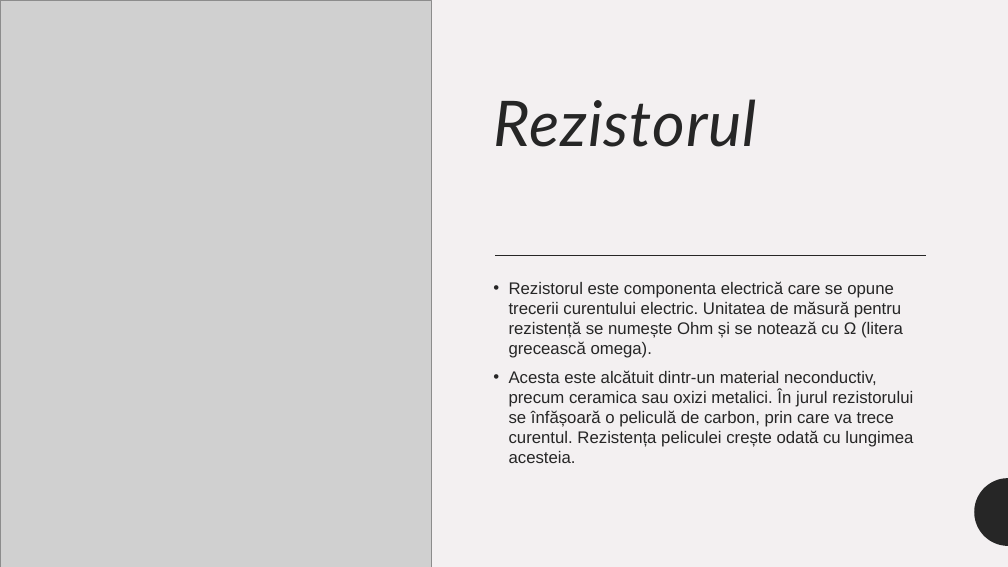
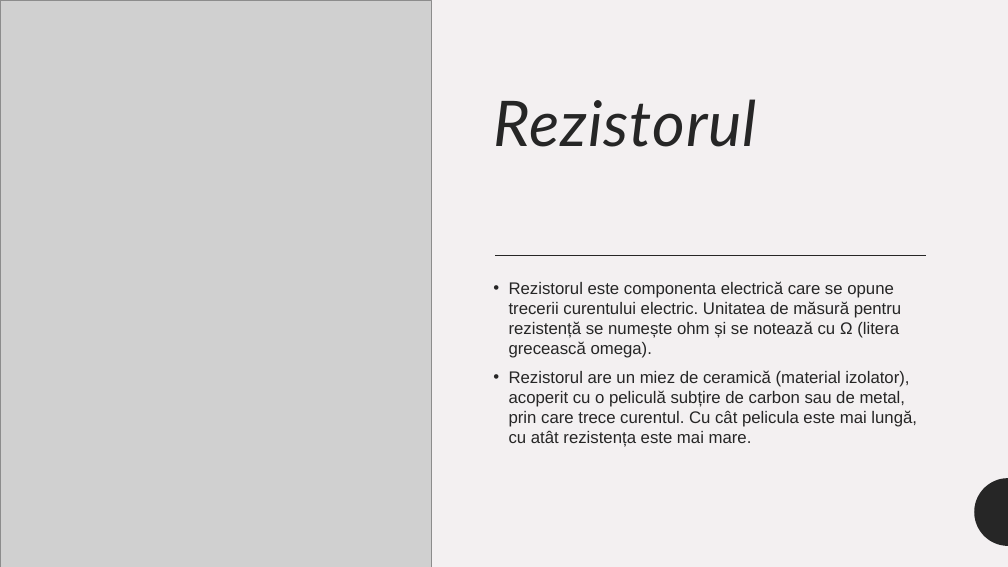
Before and after one commit to mihai-dulgheru/BazelePlaciiProgramabile, a slide deck: slide 16 of Bazele plăcii programabile.pptx. Drawn at 1008x567 pixels with LibreOffice and Linux fonts; fonts in the diff are those of the drawing; grey boxes stand for pictures. Boxes give left, top, right and bottom in pixels: in the first picture for what was removed or moved away, otherwise in the second. Text is boxed around its words. In the diff, an @@ line names an element or a change of style, - is before the commit and + after.

Commit message:
Prezentare: scheme de montaj, fără videoclip, conținut corectat
- Patru slide-uri noi după „Aplicații”, cu schemele de montaj noi
  (pasul 1, pasul 2, pașii 3-4, pasul 5), cu text alternativ.
- Slide-ul cu videoclipul demo e șters, ca și videoclipul din repo
  (prezentarea scade de la 8,7 MB la 1,5 MB).
- Corecturi de conținut: butonul reset repornește programul, pinii
  digitali și citesc, MiniCore e pachet de plăci (nu bibliotecă),
  regula de conectare a breadboard-ului, materialul rezistorului,
  anod/catod și rezistorul în serie la LED, setările din Tools.
- „Aplicații” listează pașii 1-5 ca în README, cu un singur font.
- Logo-ul Arduino are din nou imagine PNG de rezervă pentru
  aplicațiile care nu afișează SVG.
- PDF-ul e exportat din nou (25 de pagini).

```diff
--- a/Bazele plăcii programabile.pptx
+++ b/Bazele plăcii programabile.pptx
@@ text at (x1=509, y1=281, x2=917, y2=447): text changed @@
-• Rezistorul este componenta electrică care se opune trecerii curentului electric. Unitatea de măsură pentru rezistență se numește Ohm și se notează cu Ω (litera grecească omega).
-• Acesta este alcătuit dintr-un material neconductiv, precum ceramica sau oxizi metalici. În jurul rezistorului se înfășoară o peliculă de carbon, prin care va trece curentul. Rezistența peliculei crește odată cu lungimea acesteia.
+• Rezistorul este componenta electrică care se opune trecerii curentului electric. Unitatea de măsură pentru rezistență se numește ohm și se notează cu Ω (litera grecească omega).
+• Rezistorul are un miez de ceramică (material izolator), acoperit cu o peliculă subțire de carbon sau de metal, prin care trece curentul. Cu cât pelicula este mai lungă, cu atât rezistența este mai mare.
```
Also in this commit, not shown: 14 other slides changed, 4 slides added, 1 slide removed, 1 other file.
